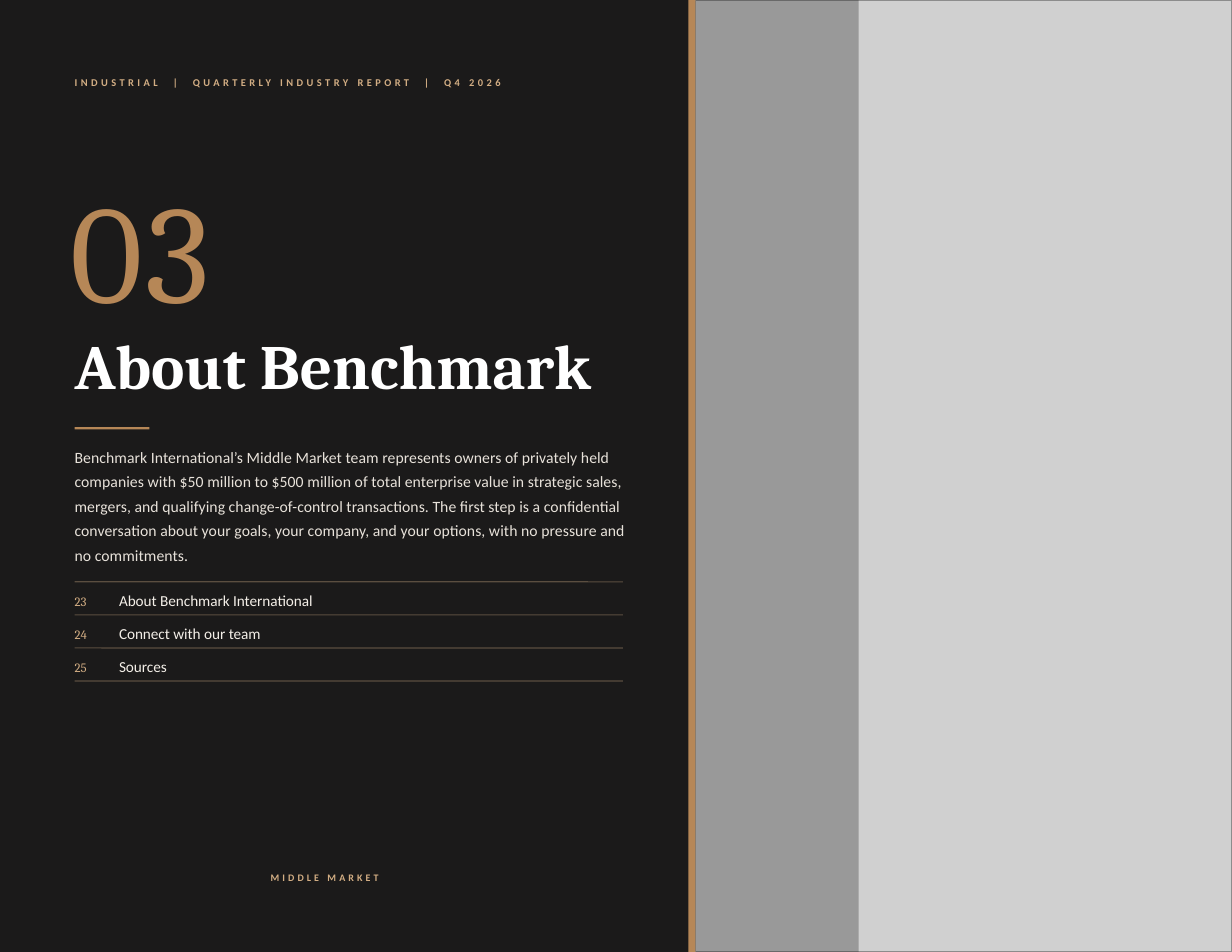
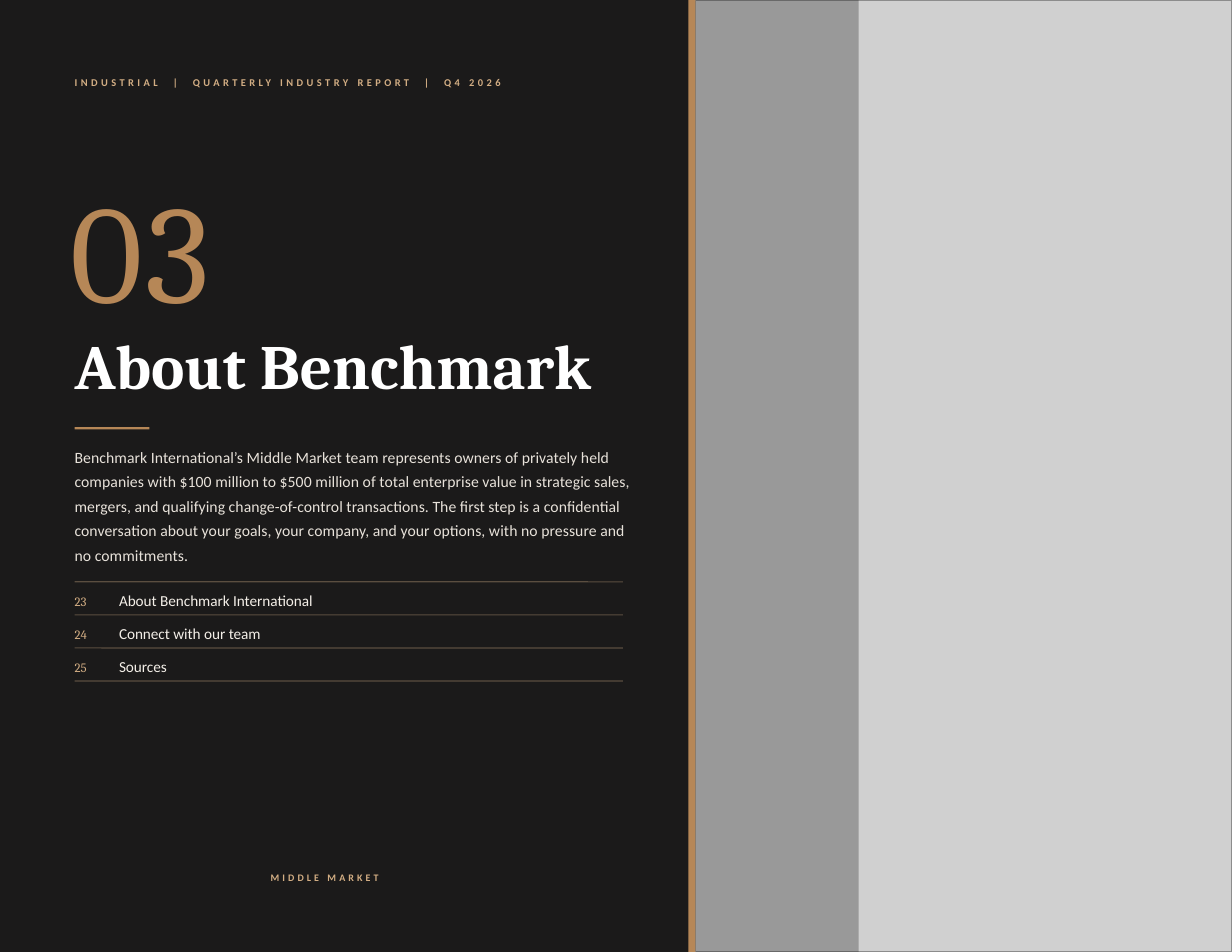
Before and after one commit to jp-hardin/about, a slide deck: slide 22 of mmt-sandbox-pvxyebvoxa/_build/reports/industrial-q4-2026/brief.pptx. Drawn at 1232x952 pixels with LibreOffice and Linux fonts; fonts in the diff are those of the drawing; grey boxes stand for pictures; background and template pictures are left out. Boxes give left, top, right and bottom in pixels: in the first picture for what was removed or moved away, otherwise in the second. Text is boxed around its words. In the diff, an @@ line names an element or a change of style, - is before the commit and + after.

Commit message:
Deal size range $100M to $500M TEV; remove FINRA registration wording (#83)
Deal size range set to $100M to $500M TEV across pages, metadata, social images and report decks; FINRA registration wording removed.

```diff
--- a/mmt-sandbox-pvxyebvoxa/_build/reports/industrial-q4-2026/brief.pptx
+++ b/mmt-sandbox-pvxyebvoxa/_build/reports/industrial-q4-2026/brief.pptx
@@ text at (75, 452, 629, 561): text changed @@
-Benchmark International’s Middle Market team represents owners of privately held companies with $50 million to $500 million of total enterprise value in strategic sales, mergers, and qualifying change-of-control transactions. The first step is a confidential conversation about your goals, your company, and your options, with no pressure and no commitments.
+Benchmark International’s Middle Market team represents owners of privately held companies with $100 million to $500 million of total enterprise value in strategic sales, mergers, and qualifying change-of-control transactions. The first step is a confidential conversation about your goals, your company, and your options, with no pressure and no commitments.
```
Also in this commit, not shown: 2 other slides changed, 55 other files.
